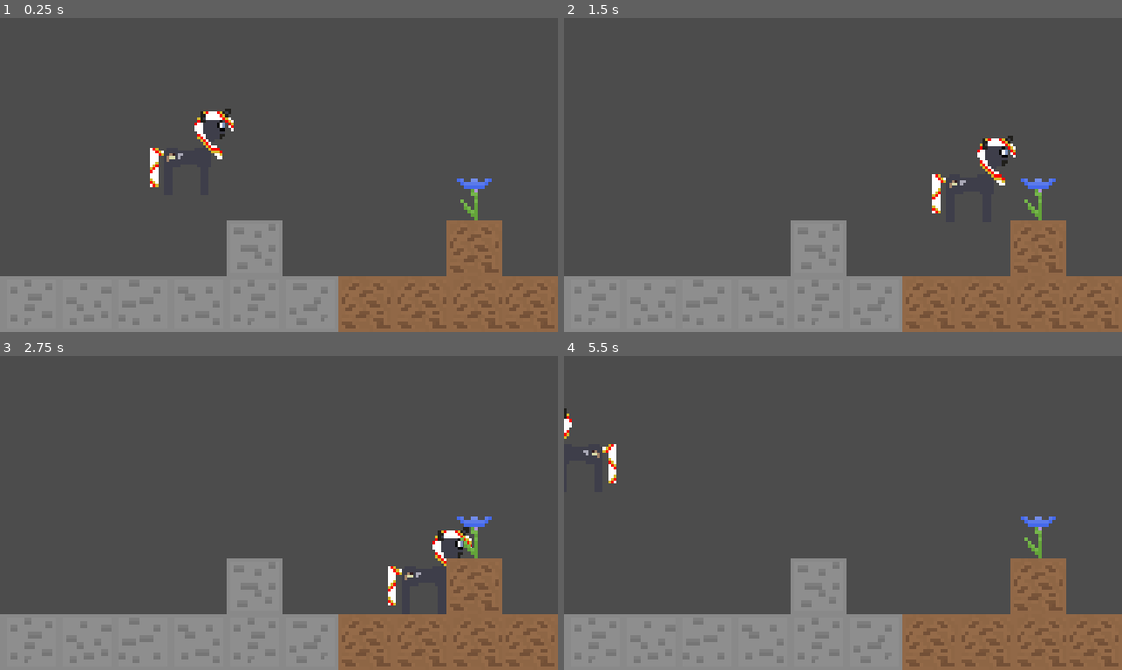
Above: before the commit, frames 1-4 (two rows, left to right).
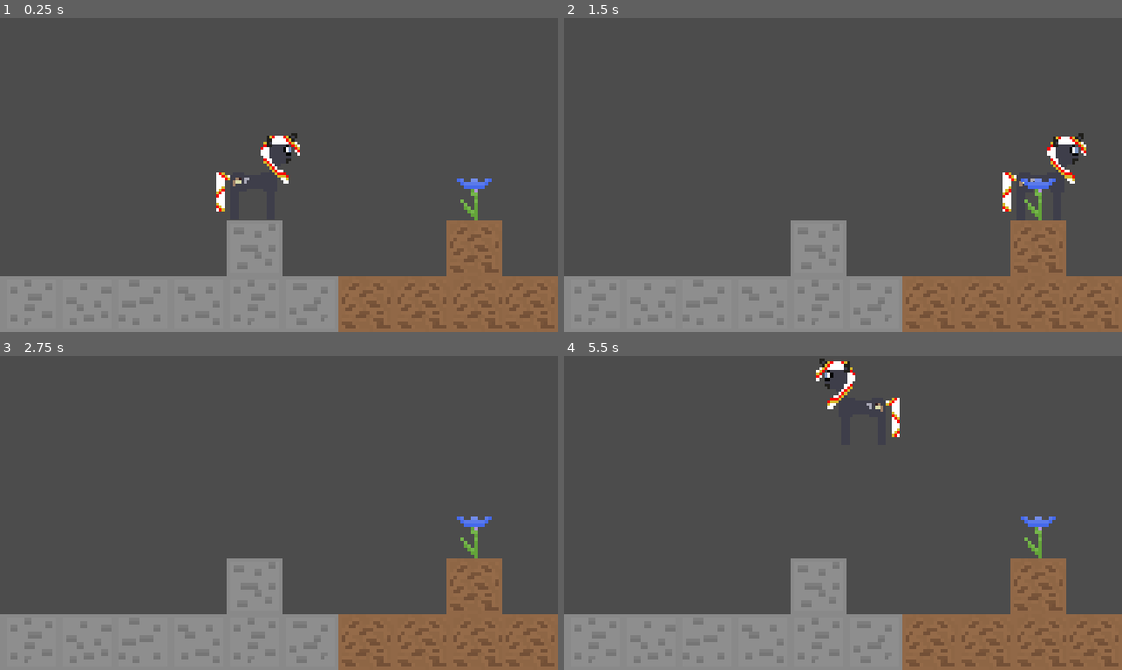
Above: after the commit, the same moments.

Repository: SilkRose/Roll-Pony-Game
Game: Godot game, scene res://World.tscn
Two runs of this game, one before a commit and one after it. Both use one fixed random seed, a clock stepped at 60 frames per second and the inputs below.
Inputs:
- Up to frame 1 (0.25 s): no input
- Up to frame 2 (1.5 s): tap Enter at 0.5 s; hold Right (ui_right) 0.53-1.28 s; hold Down (ui_down) from 1.28 s (still down)
- Up to frame 3 (2.75 s): release Down (ui_down) at 2.03 s; hold Right (ui_right) from 2.03 s (still down)
- Up to frame 4 (5.5 s): tap Space at 2.75 s; release Right (ui_right) at 2.78 s; hold Up (ui_up) 2.78-3.53 s; hold Left (ui_left) 3.53-5.03 s; hold Down (ui_down) from 5.03 s (still down)

The runs differ from the first frame. In frame 1, 1.4% of the frame differs, in the area x 26-54%, y 28-62%; in frame 2, 1.3%; in frame 3, 0.6%; in frame 4, 1.0%.

Commit message:
Fix player collision when changing direction

Diff:
--- a/Player.gd
+++ b/Player.gd
@@ -15,8 +15,10 @@
 
 	if direction > 0:
 		sprite.flip_h = false
+		$CollisionPolygon2D.scale.x = 0.8
 	elif direction < 0:
 		sprite.flip_h = true
+		$CollisionPolygon2D.scale.x = -0.8
 
 	if input_vector != Vector2.ZERO:
 		velocity = velocity.move_toward(input_vector * MAX_SPEED, ACCELERATION * delta)
--- a/Player.tscn
+++ b/Player.tscn
@@ -7,9 +7,11 @@
 script = ExtResource( 1 )
 
 [node name="Playerx32" type="Sprite" parent="."]
+position = Vector2( 2, -2 )
 scale = Vector2( 0.8, 0.8 )
 texture = ExtResource( 2 )
 
 [node name="CollisionPolygon2D" type="CollisionPolygon2D" parent="."]
+position = Vector2( 2, -2 )
 scale = Vector2( 0.8, 0.8 )
 polygon = PoolVector2Array( 0, 0, 6, 0, 6, 6, 6, 6, 6, 16, 3, 16, 3, 6, 2, 6, 2, 5, -4, 5, -4, 6, -7, 6, -7, 16, -10, 16, -10, 0 )
--- a/World.tscn
+++ b/World.tscn
@@ -13,7 +13,7 @@
 [node name="World" type="Node2D"]
 
 [node name="Player" parent="." instance=ExtResource( 2 )]
-position = Vector2( 55, 38 )
+position = Vector2( 72, 47 )
 
 [node name="StaticBody2D2" type="StaticBody2D" parent="."]
 position = Vector2( 97, 74 )
